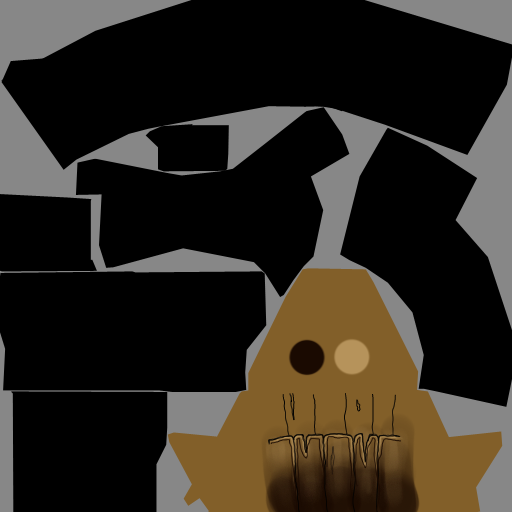
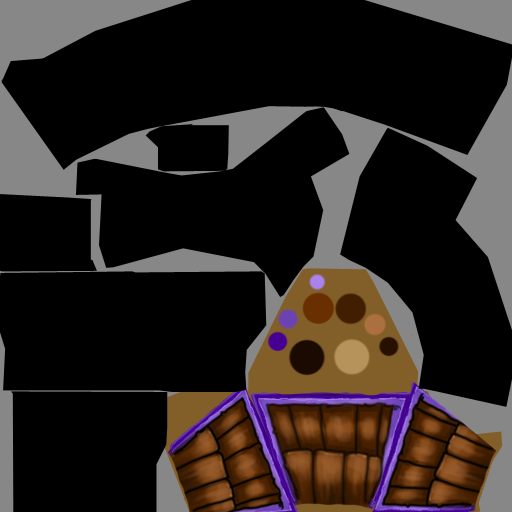
Revision of a layered 512px x 512px image; what changed, layer by layer:
added layer "Vrstva 13" above "Vrstva 12" over [371, 381, 497, 512]
added layer "Vrstva 12" above "Vrstva 10" over [164, 379, 300, 512]
added layer "Vrstva 10" (63%) above "Vrstva 11" over [264, 401, 402, 506]
added layer "Vrstva 11" above "Vrstva 7" over [238, 273, 416, 509]
added layer "Strecha kopie 3" above "Strecha kopie 2" over [167, 273, 497, 512]
hid "Strecha kopie 2" over [167, 273, 497, 512]
